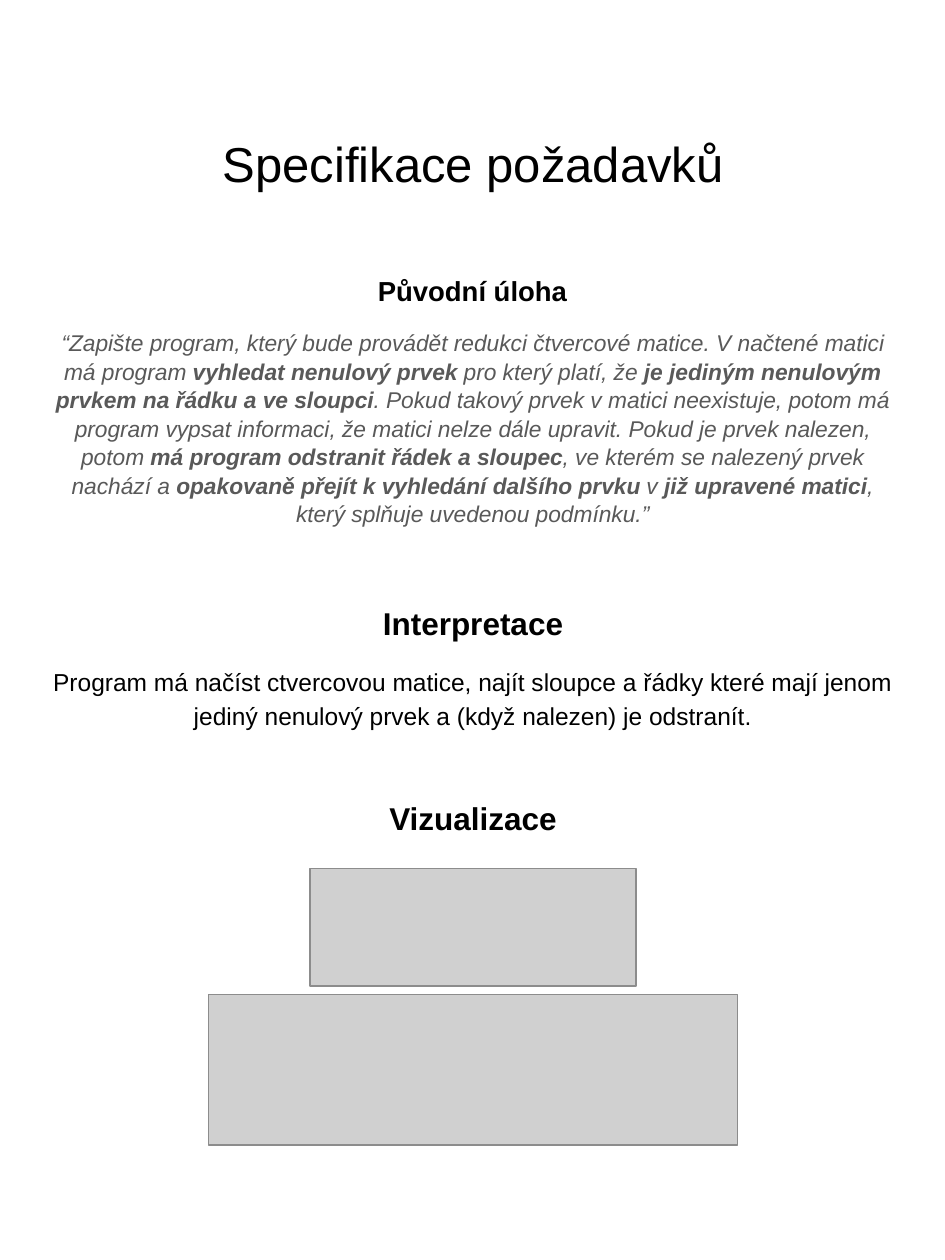
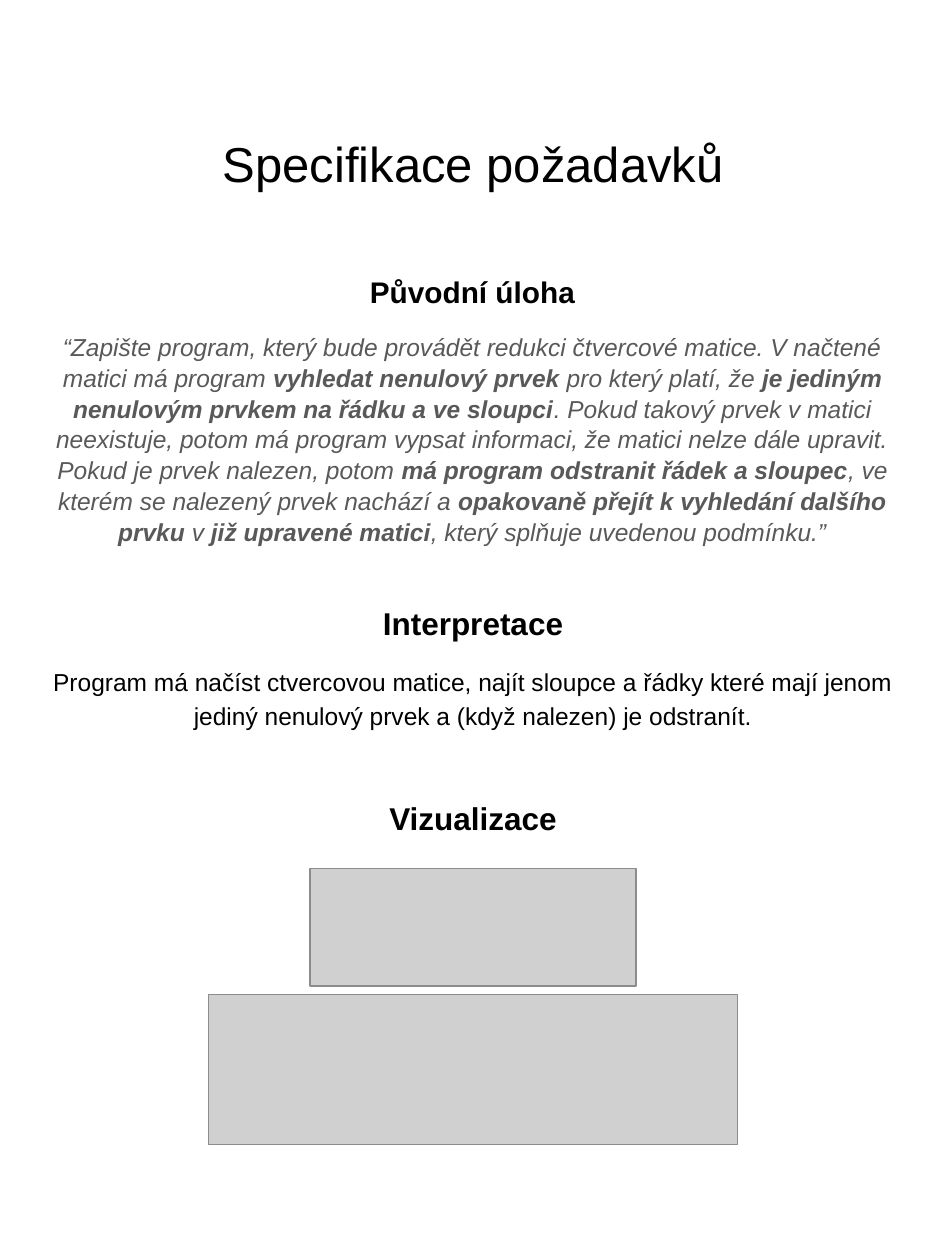
Before and after one commit to dreamscached/24SeminGSemestralProject, a slide deck: slide 2 of doc/src/24SeminGDokumentace.odp. Drawn at 945x1260 pixels with LibreOffice and Linux fonts; fonts in the diff are those of the drawing; grey boxes stand for pictures. Boxes give left, top, right and bottom in pixels: in the first picture for what was removed or moved away, otherwise in the second. Text is boxed around its words. In the diff, an @@ line names an element or a change of style, - is before the commit and + after.

```diff
--- a/doc/src/24SeminGDokumentace.odp
+++ b/doc/src/24SeminGDokumentace.odp
@@ text "Původní úloha" at (x1=56, y1=280, x2=888, y2=546): size 15.7 to 17 pt in "Původní úloha"; size 12.9 to 14 pt; less space between paragraphs @@
```
Also in this commit, not shown: 5 other slides changed, 3 slides added, 1 other file.
